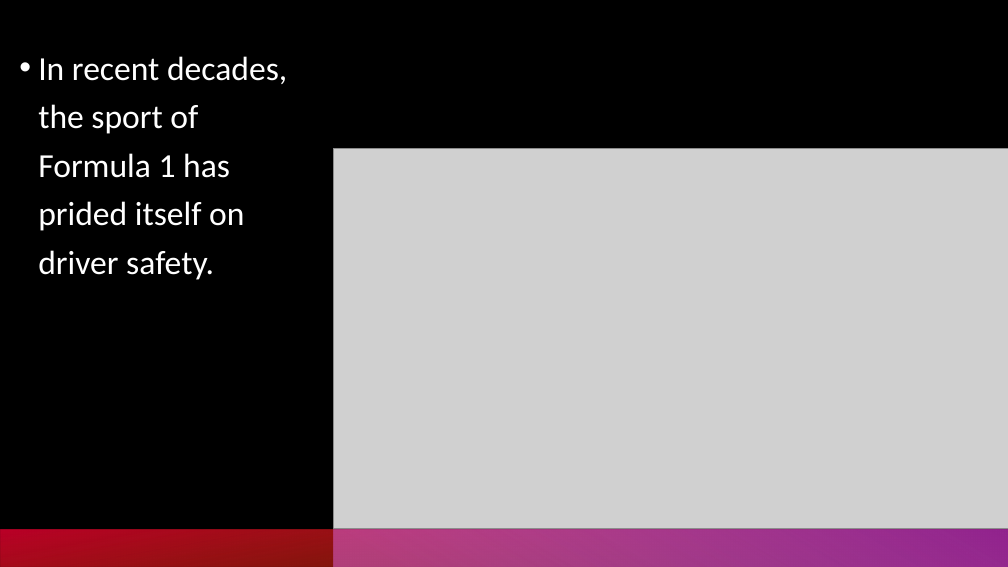
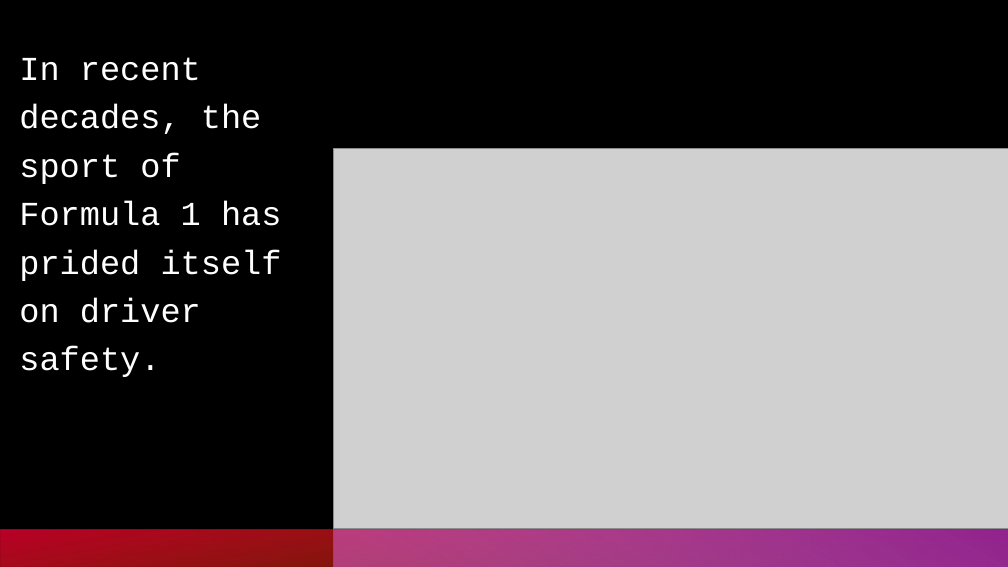
Before and after one commit to oli124/F1_safety, a slide deck: slide 2 of F1_driver_safety_pres.pptx. Drawn at 1008x567 pixels with LibreOffice and Linux fonts; fonts in the diff are those of the drawing; grey boxes stand for pictures. Boxes give left, top, right and bottom in pixels: in the first picture for what was removed or moved away, otherwise in the second. Text is boxed around its words. In the diff, an @@ line names an element or a change of style, - is before the commit and + after.

```diff
--- a/F1_driver_safety_pres.pptx
+++ b/F1_driver_safety_pres.pptx
@@ text "In recent decades, the sport ..." at (19,57,282,377): font Calibri to Courier New; bullet • to none @@
```
Also in this commit, not shown: 2 other slides changed, 4 slides added, 7 other files.
